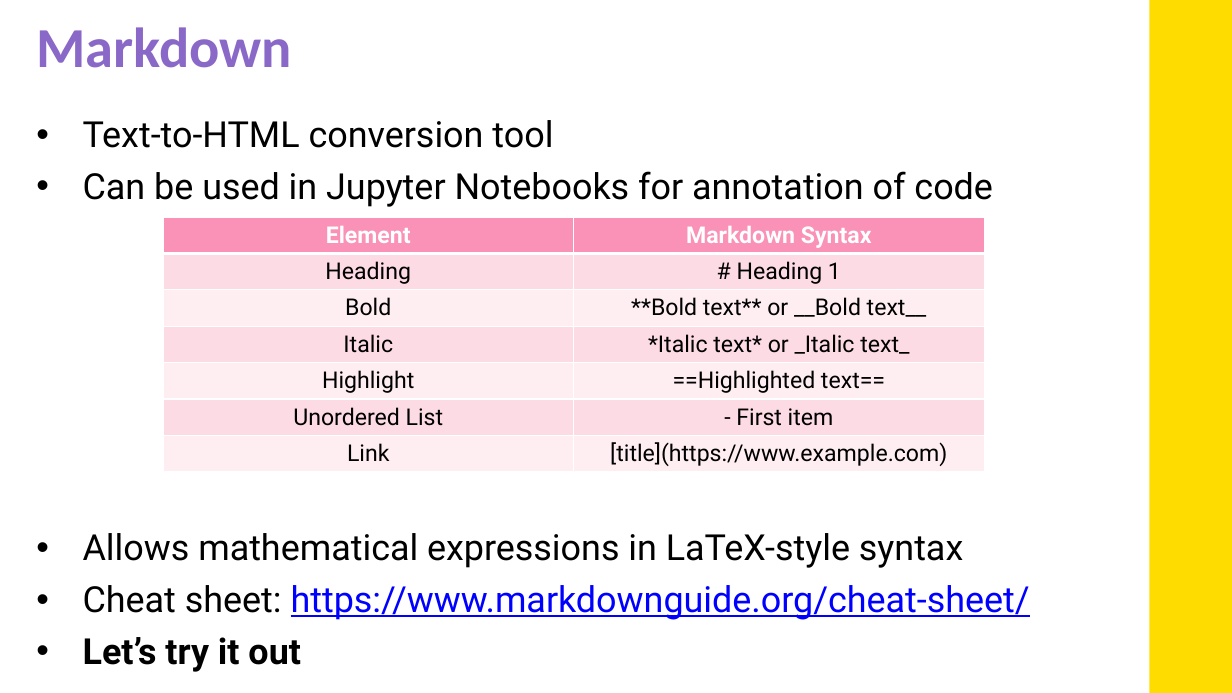
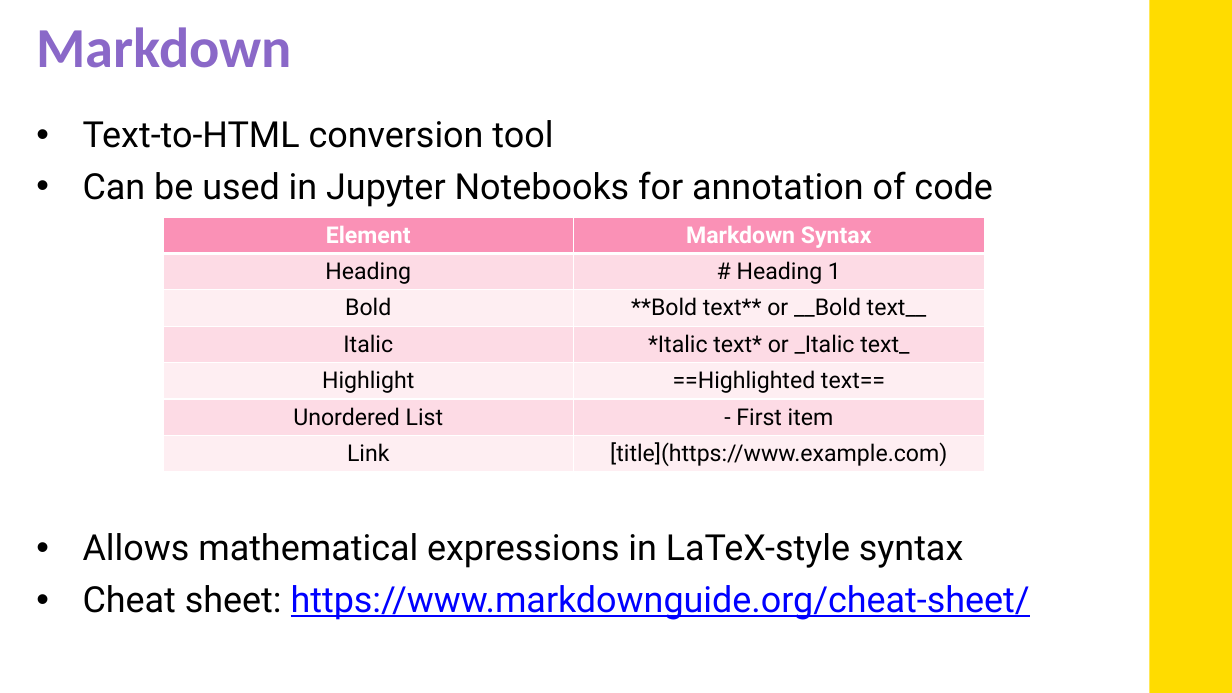
Before and after one commit to mithebell/PHYS3116_2026T3, a slide deck: slide 15 of Week 1/wk1_PHYS3116_2026T3_spotted_python_slides.pptx. Drawn at 1232x693 pixels with LibreOffice and Linux fonts; fonts in the diff are those of the drawing; background and template pictures are left out. Boxes give left, top, right and bottom in pixels: in the first picture for what was removed or moved away, otherwise in the second. Text is boxed around its words. In the diff, an @@ line names an element or a change of style, - is before the commit and + after.

```diff
--- a/Week 1/wk1_PHYS3116_2026T3_spotted_python_slides.pptx
+++ b/Week 1/wk1_PHYS3116_2026T3_spotted_python_slides.pptx
@@ text at box(83, 637, 301, 672): paragraph removed @@
-• Let’s try it out
```
Also in this commit, not shown: 2 other slides changed, 4 slides added, 3 slides removed, 2 other files.
